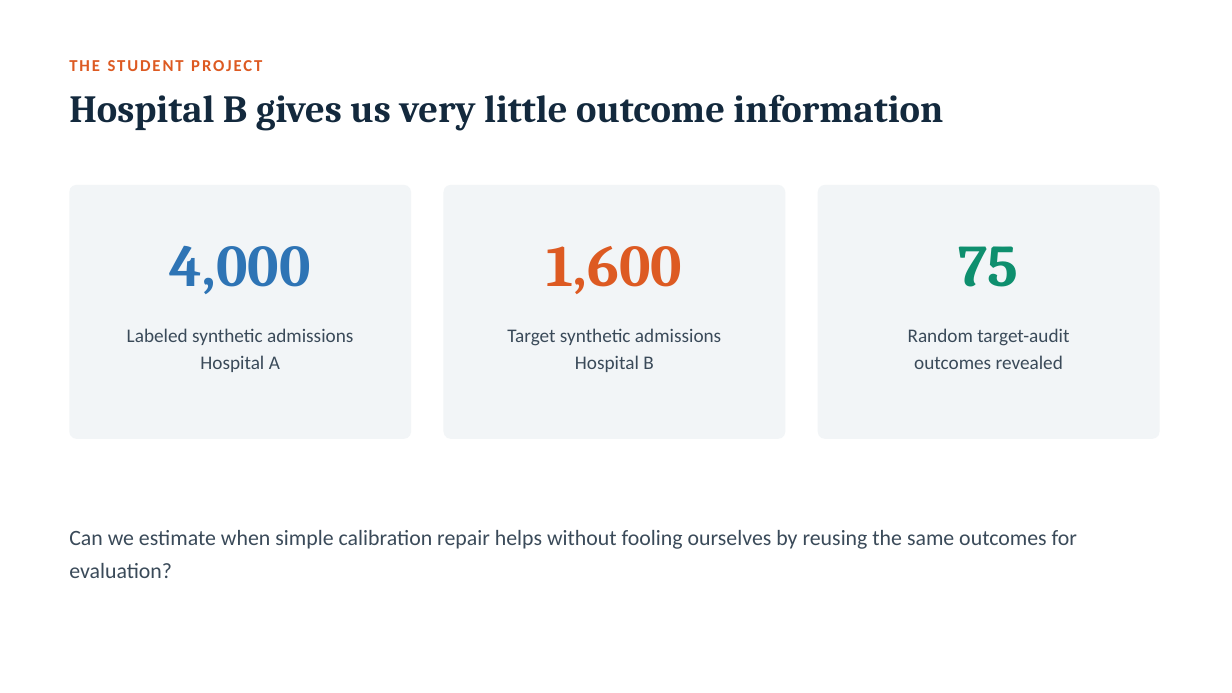
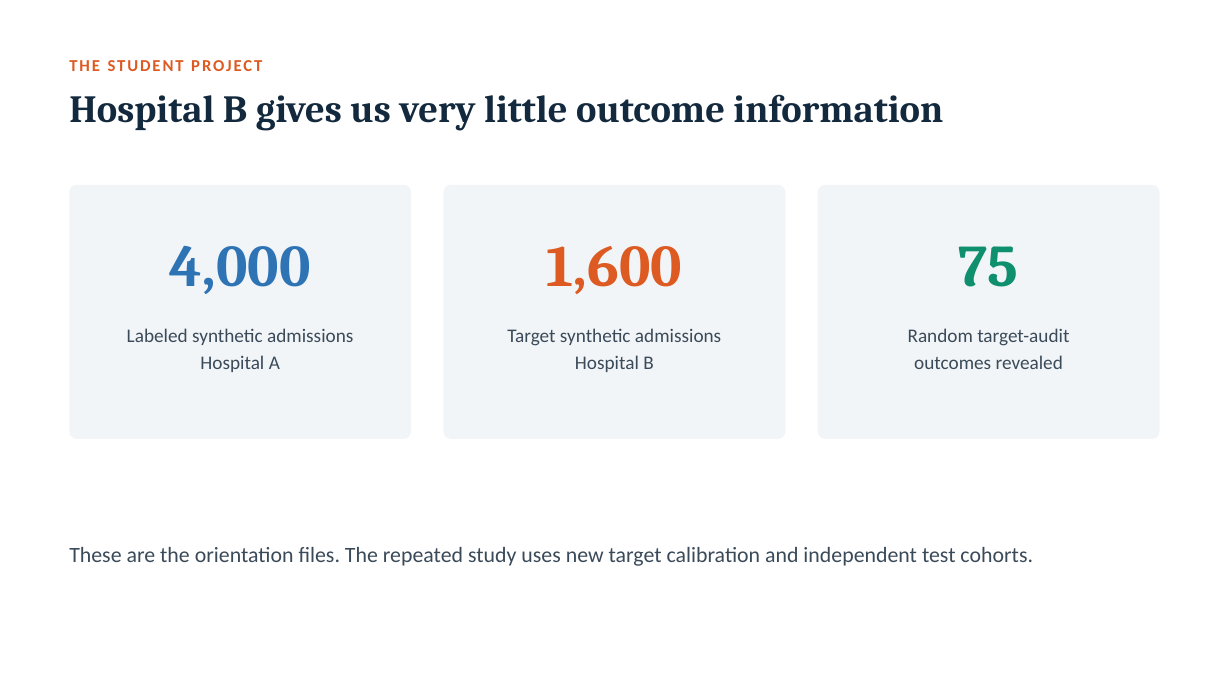
Before and after one commit to vafaei-ar/ai-uncertainty-2026-healthcare, a slide deck: slide 20 of slides/lecture_when_can_we_trust_clinical_ai.pptx. Drawn at 1232x693 pixels with LibreOffice and Linux fonts; fonts in the diff are those of the drawing. Boxes give left, top, right and bottom in pixels: in the first picture for what was removed or moved away, otherwise in the second. Text is boxed around its words. In the diff, an @@ line names an element or a change of style, - is before the commit and + after.

```diff
--- a/slides/lecture_when_can_we_trust_clinical_ai.pptx
+++ b/slides/lecture_when_can_we_trust_clinical_ai.pptx
@@ text at [69,547,1033,566]: text changed @@
-Can we estimate when simple calibration repair helps without fooling ourselves by reusing the same outcomes for evaluation?
+These are the orientation files. The repeated study uses new target calibration and independent test cohorts.
```
Also in this commit, not shown: 1 other slide changed, 1 other file.
